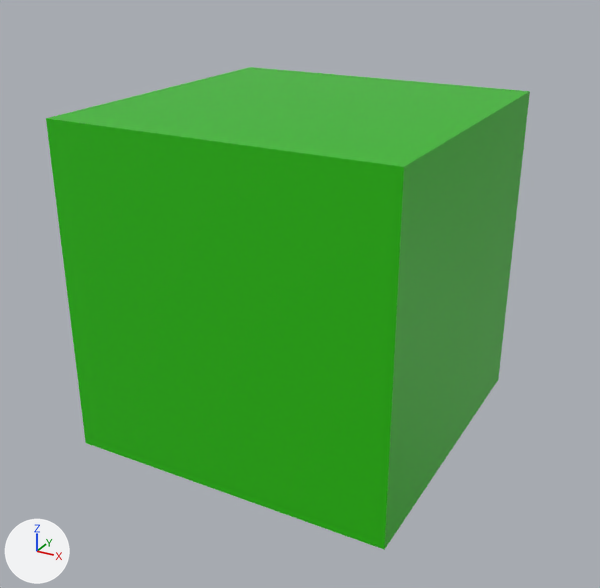
A saved change to the Blender file assets_src/crate.blend.
The view is the same before and after, from a 50 mm lens placed at (2.25, -4.16, 1.9), pointed at (0.0, -0.07, -0.14). Every picture has the same lights, and +X, +Y and +Z are marked at lower left.
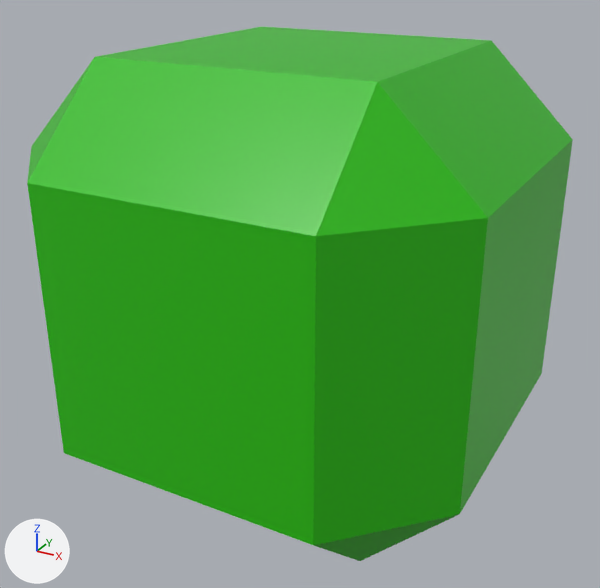
Changed parts and their boxes [x1, y1, x2, y2] in the pictures (600 x 588 px):
'Cube', reshaped, rescaled (13% wider, 11% taller): before [46, 67, 530, 550]; after [27, 27, 573, 561]

Patch to the scene script:
```diff
--- a/assets_src/crate.blend.py
+++ b/assets_src/crate.blend.py
@@ me_cube @@
 # used by ob_cube; location = (0.0, 0.0, 0.0)
-me_cube.from_pydata(...)  # 8 vertices, 6 faces; spans x -1.0..1.0, y -1.0..1.0, z -1.0..1.0
+me_cube.from_pydata(...)  # 24 vertices, 26 faces; spans x -1.13..1.13, y -1.13..1.13, z -1.13..1.13
+# me_cube part 1: the whole mesh is rebuilt
 me_cube.materials.append(mat_material)
@@ ob_cube @@
 ob_cube.location = (0.0, 0.0, 0.0)
+ob_cube.scale = (1.17, 1.22, 1.15)
```
